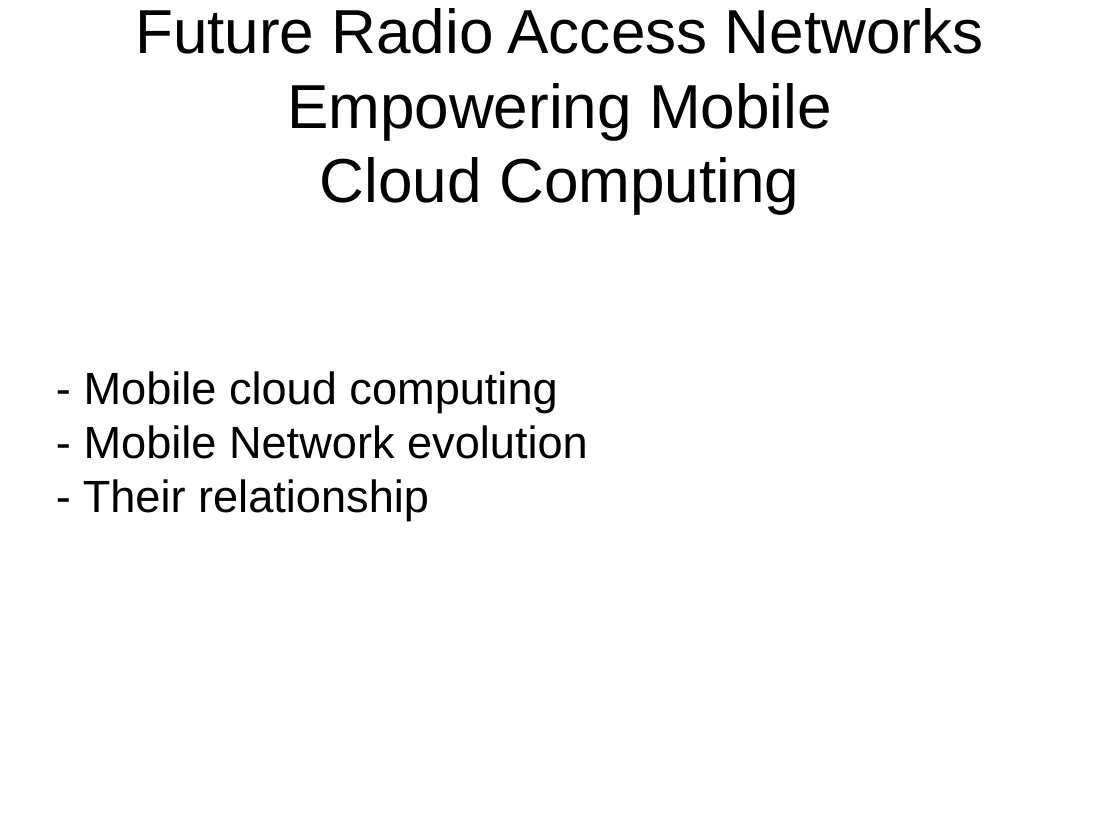
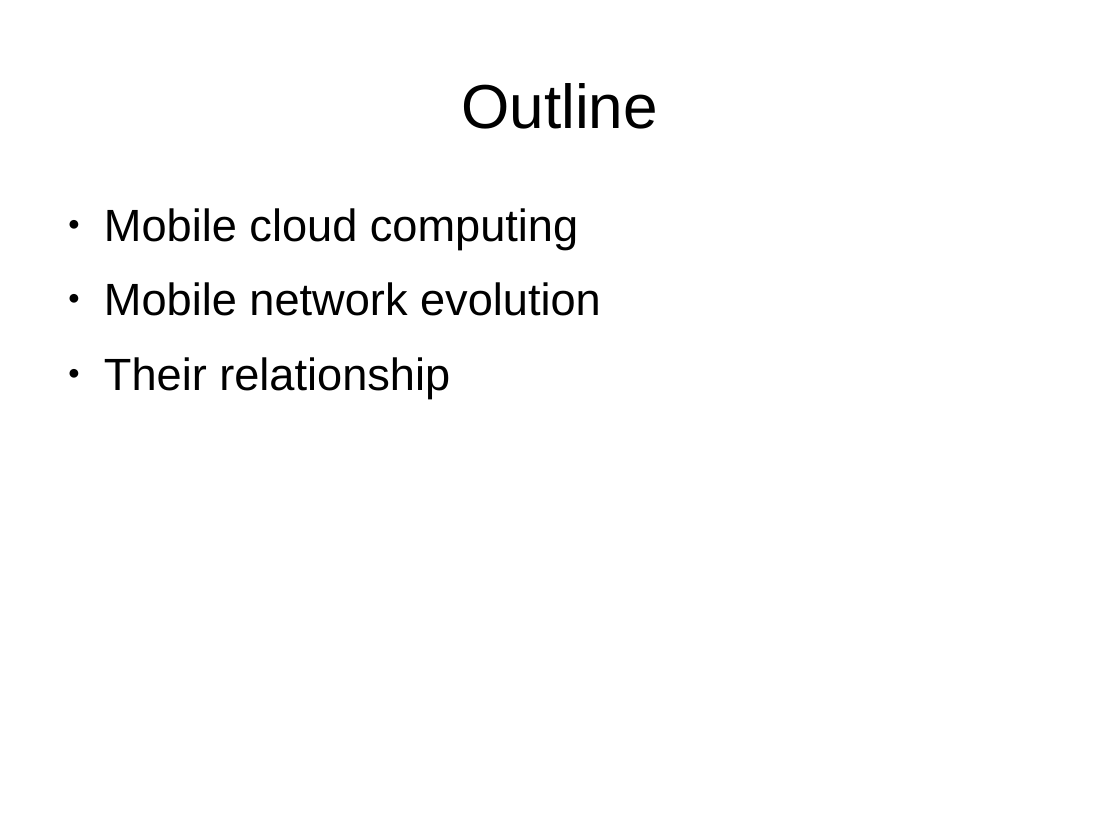
Before and after one commit to nipakoo/Mobile-Data-Analytics, a slide deck: slide 2 of presentation.odp (slide 1 before the commit). Drawn at 1120x840 pixels with LibreOffice and Linux fonts; fonts in the diff are those of the drawing. Boxes give left, top, right and bottom in pixels: in the first picture for what was removed or moved away, otherwise in the second. Text is boxed around its words. In the diff, an @@ line names an element or a change of style, - is before the commit and + after.

```diff
--- a/presentation.odp
+++ b/presentation.odp
@@ title removed at (135, 8, 984, 214) @@
-Future Radio Access Networks Empowering Mobile
-Cloud Computing
@@ title added at (461, 83, 658, 129), 44 pt, text #000000 @@
+Outline
@@ text "Mobile cloud computing" at (104, 208, 601, 398): vertical alignment middle to top @@
@@ text at (104, 208, 601, 398): text changed @@
-- Mobile cloud computing
-- Mobile Network evolution
-- Their relationship
+● Mobile cloud computing
+● Mobile network evolution
+● Their relationship
```
Also in this commit, not shown: 1 other slide changed, 3 slides added, 1 slide removed, 1 other file.
